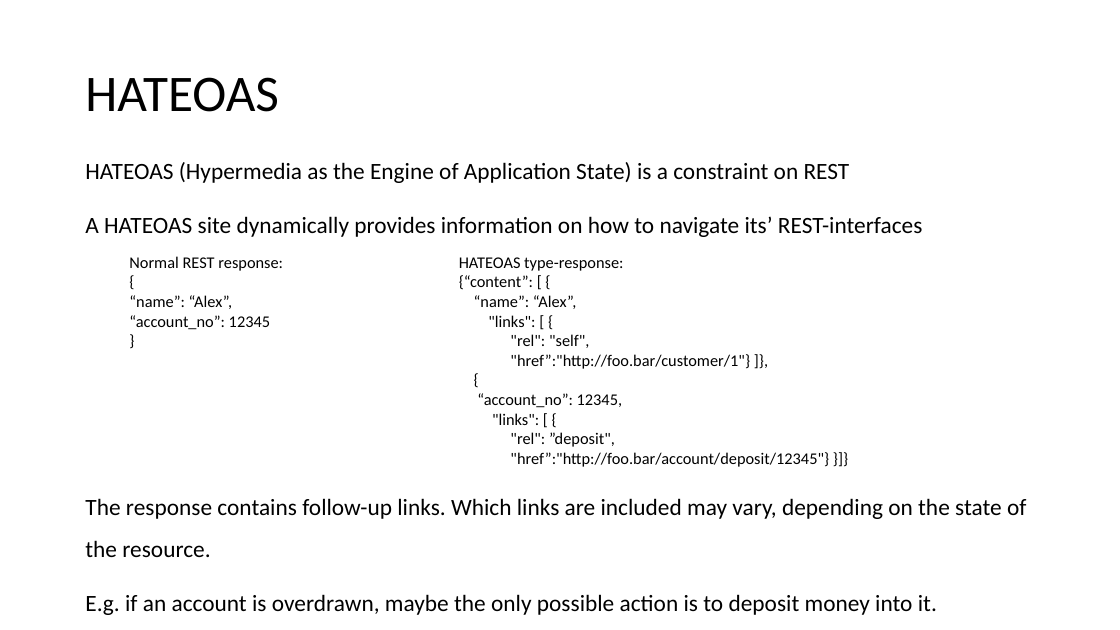
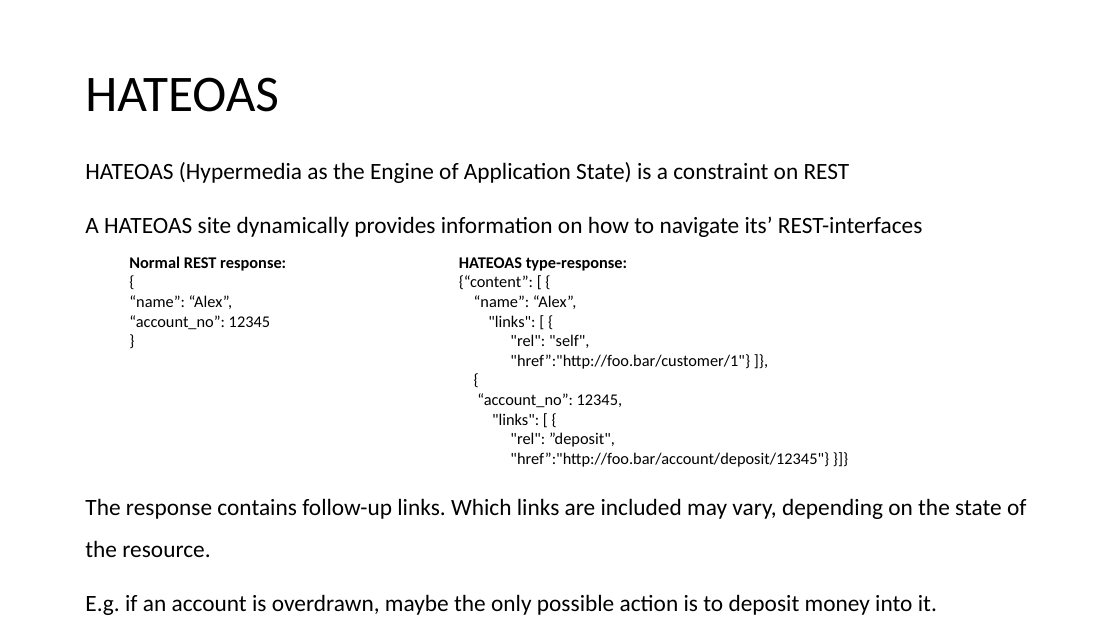
Before and after one commit to aludkiewicz/java_webapp_base, a slide deck: slide 32 of Webapp_java.pptx (slide 30 before the commit). Drawn at 1120x630 pixels with LibreOffice and Linux fonts; fonts in the diff are those of the drawing. Boxes give left, top, right and bottom in pixels: in the first picture for what was removed or moved away, otherwise in the second. Text is boxed around its words. In the diff, an @@ line names an element or a change of style, - is before the commit and + after.

```diff
--- a/Webapp_java.pptx
+++ b/Webapp_java.pptx
@@ text at (129, 256, 286, 271): bold on in "Normal REST response:" @@
@@ text at (459, 257, 627, 271): bold on in "HATEOAS type-response:" @@
```
Also in this commit, not shown: 3 other slides changed, 1 slide added, 1 other file.
